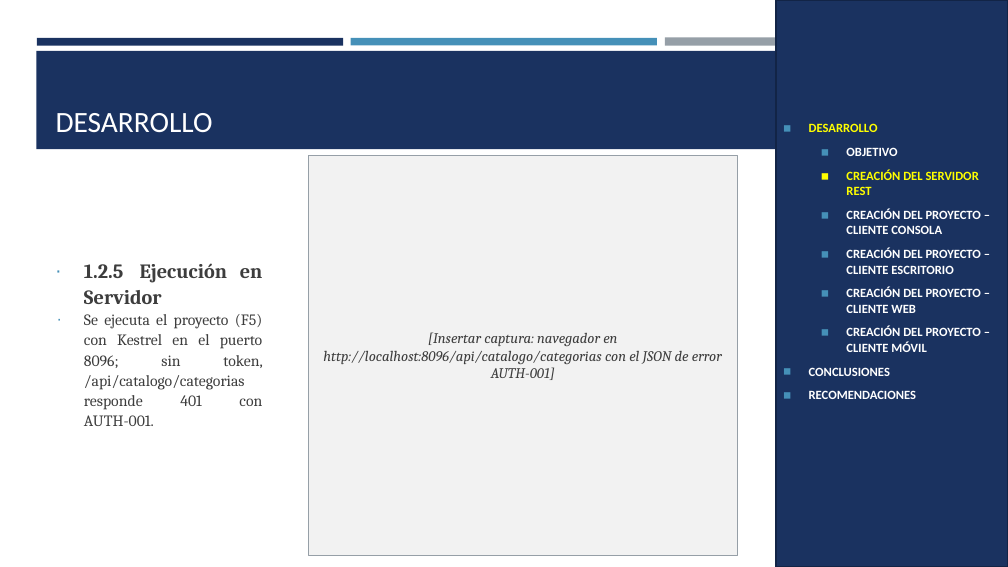
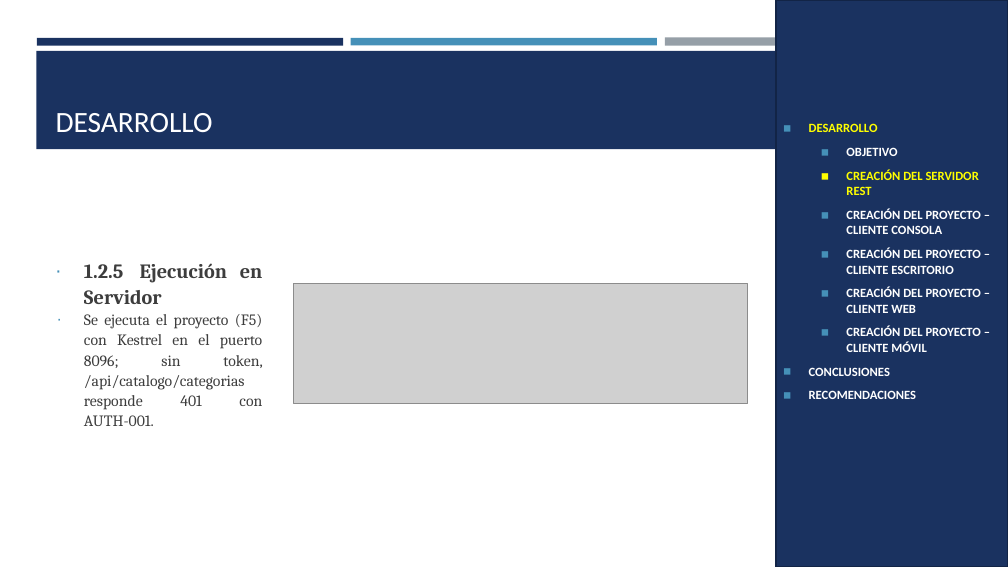
Before and after one commit to Teo344/Arquitectura_GRUPO03, a slide deck: slide 18 of TI.1.4. PAO202651_RESTFUL_DOTNET_SINBDD_NRC36884_GR03/05. DOCUMENTACION/PRESENTACION TI.1.4. RESTFUL sin BDD en DOTNET GR03.pptx. Drawn at 1008x567 pixels with LibreOffice and Linux fonts; fonts in the diff are those of the drawing; grey boxes stand for pictures. Boxes give left, top, right and bottom in pixels: in the first picture for what was removed or moved away, otherwise in the second. Text is boxed around its words. In the diff, an @@ line names an element or a change of style, - is before the commit and + after.

```diff
--- a/TI.1.4. PAO202651_RESTFUL_DOTNET_SINBDD_NRC36884_GR03/05. DOCUMENTACION/PRESENTACION TI.1.4. RESTFUL sin BDD en DOTNET GR03.pptx
+++ b/TI.1.4. PAO202651_RESTFUL_DOTNET_SINBDD_NRC36884_GR03/05. DOCUMENTACION/PRESENTACION TI.1.4. RESTFUL sin BDD en DOTNET GR03.pptx
@@ rectangle removed at [309,155,738,555] @@
-[Insertar captura: navegador en http://localhost:8096/api/catalogo/categorias con el JSON de error AUTH-001]
@@ picture added at [293,284,748,404] @@
```
Also in this commit, not shown: 25 other slides changed, 3 slides removed, 1 other file.
